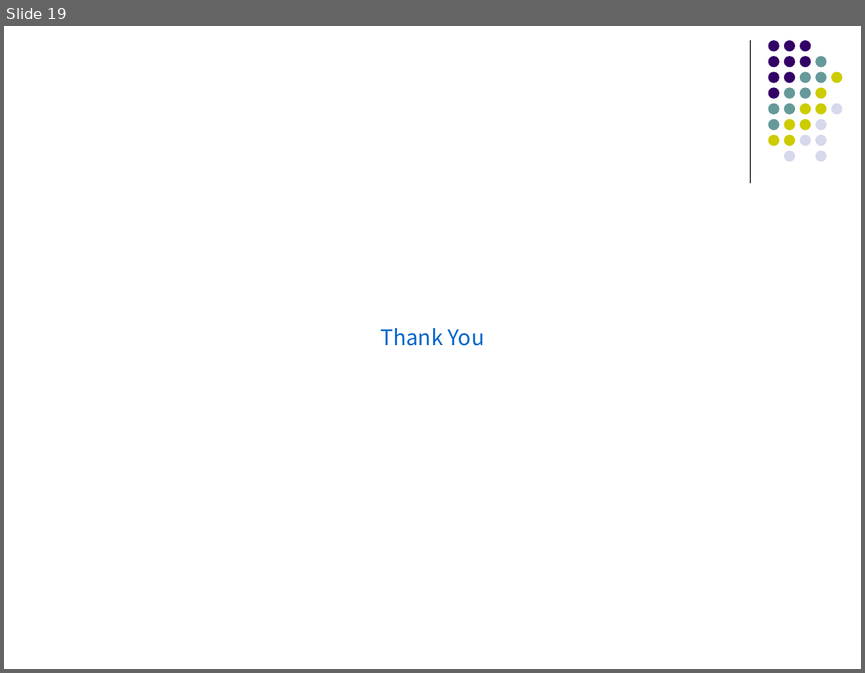
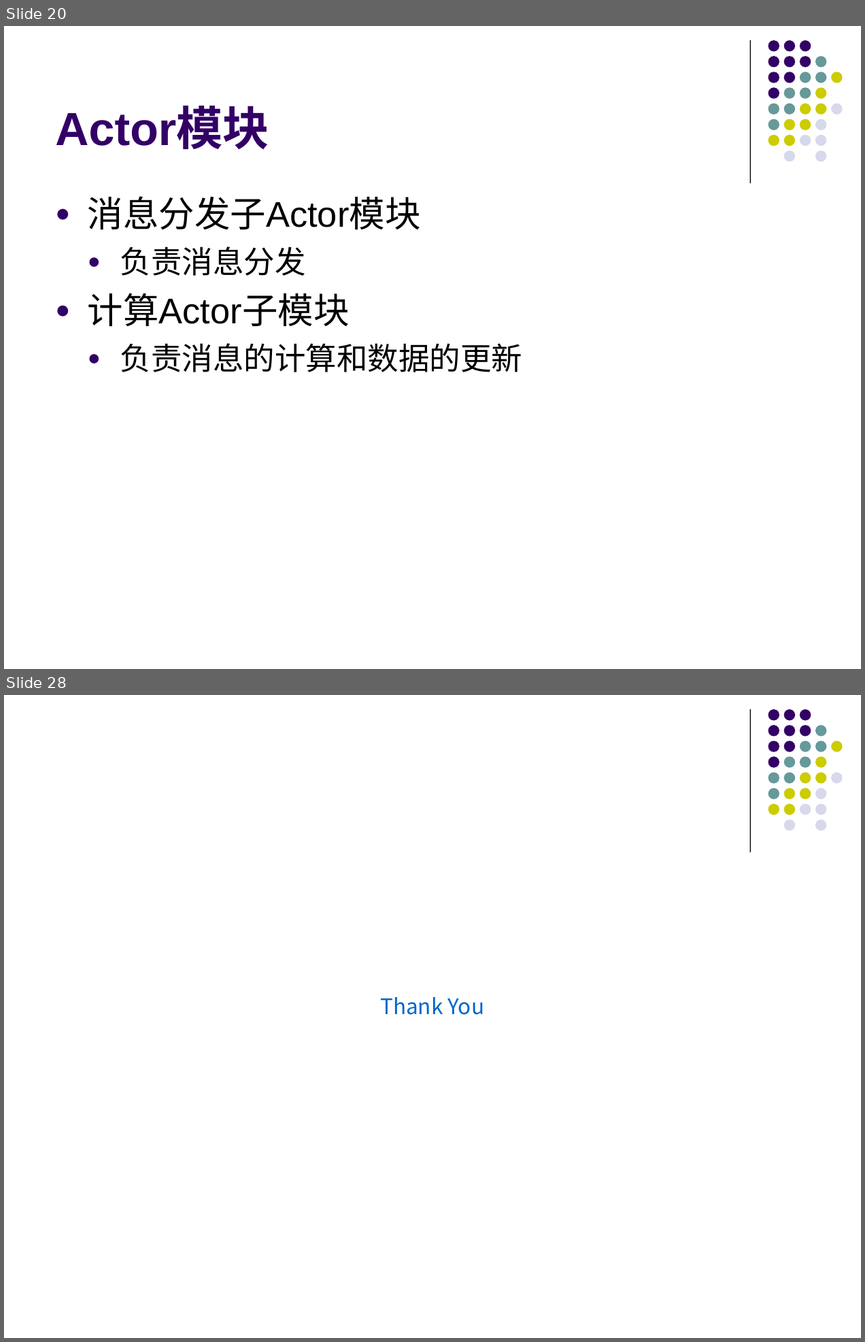
Before and after one commit to gitDangerSnake/dalunwen, a slide deck: graph.ppt. Shown one above the other, each under a label of ours: slide 19 before the commit, slides 20 and 28 after it; the slides between them are not shown. The pictures are 865x673 and 865x1342 pixels, drawn with LibreOffice and Linux fonts; fonts in the diff are those of the drawing. Boxes give left, top, right and bottom in pixels: in the first picture for what was removed or moved away, otherwise in the second. Text is boxed around its words. In the diff, an @@ line names an element or a change of style, - is before the commit and + after.

```diff
--- a/graph.ppt
+++ b/graph.ppt
@@ slide 20 added at <box>4,26,861,669</box>, background #FFFFFF; not listed: 32 template elements that a slide beside it also shows @@
@@ title added at <box>55,108,269,149</box>, 39 pt, text #330066, bold @@
+Actor模块
@@ text added at <box>88,196,523,372</box>, 30 pt, text #000000 @@
+● 消息分发子Actor模块
+  ● 负责消息分发
+● 计算Actor子模块
+  ● 负责消息的计算和数据的更新
@@ what was slide 19 is now slide 28 @@
```
Also in this commit, not shown: 5 slides changed, 17 other slides added, 9 slides removed, 10 other files.
